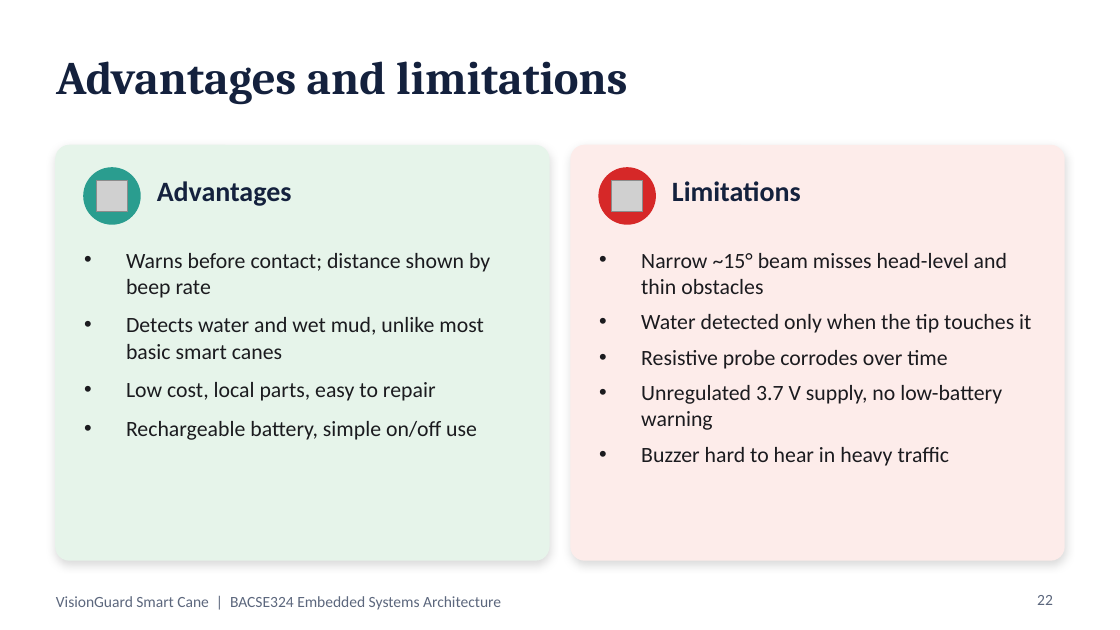
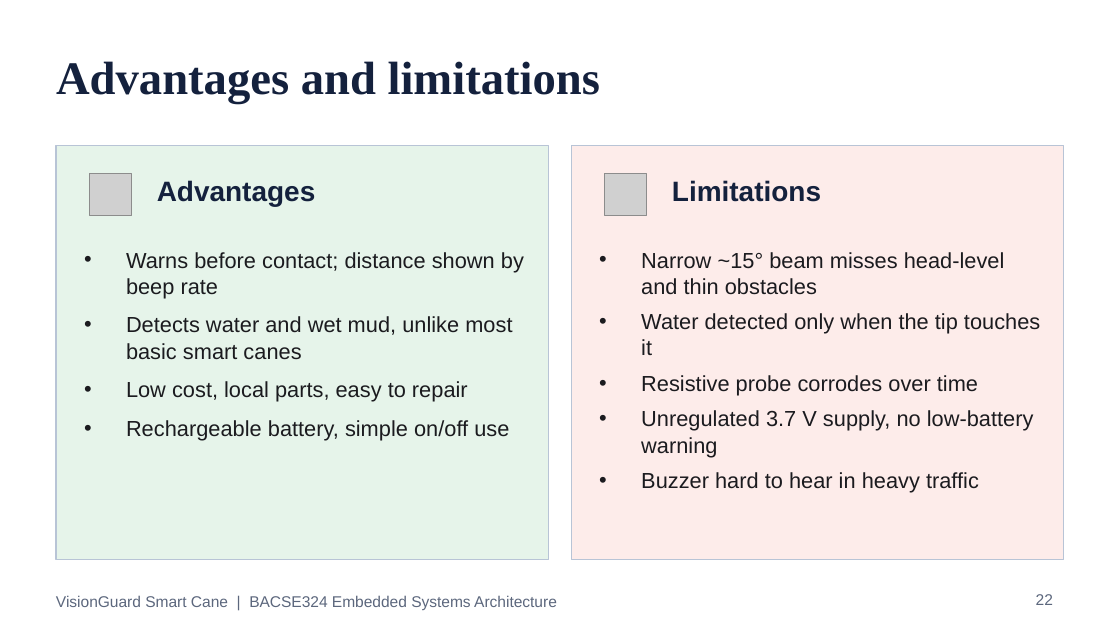
Before and after one commit to darshanpvt007-afk/visionguard-smart-cane, a slide deck: slide 22 of docs/VisionGuard_Presentation.pptx. Drawn at 1120x630 pixels with LibreOffice and Linux fonts; fonts in the diff are those of the drawing; grey boxes stand for pictures. Boxes give left, top, right and bottom in pixels: in the first picture for what was removed or moved away, otherwise in the second. Text is boxed around its words. In the diff, an @@ line names an element or a change of style, - is before the commit and + after.

```diff
--- a/docs/VisionGuard_Presentation.pptx
+++ b/docs/VisionGuard_Presentation.pptx
@@ title "Advantages and limitations" at box(56, 61, 600, 104): font Cambria to Times New Roman @@
@@ rectangle at box(56, 146, 549, 560): rounded rectangle to rectangle; outline #E6F4EA 1 pt to #B8C4D6 0.75 pt; shadow off @@
@@ rectangle at box(571, 146, 1064, 560): rounded rectangle to rectangle; outline #FDECEA 1 pt to #B8C4D6 0.75 pt; shadow off @@
@@ ellipse removed at box(84, 168, 140, 224) @@
@@ picture: place and size @@
-picture at box(96, 180, 128, 212)
+picture at box(90, 174, 132, 216)
@@ ellipse removed at box(599, 168, 655, 224) @@
@@ picture: place and size @@
-picture at box(612, 180, 643, 212)
+picture at box(605, 174, 647, 216)
@@ font Calibri to Arial in 6 elements at box(1036, 594, 1053, 605), box(56, 595, 557, 610), box(157, 180, 316, 206), box(672, 180, 821, 202), box(126, 252, 524, 440), box(641, 252, 1040, 493) @@
```
Also in this commit, not shown: 24 other slides changed, 7 other files.
